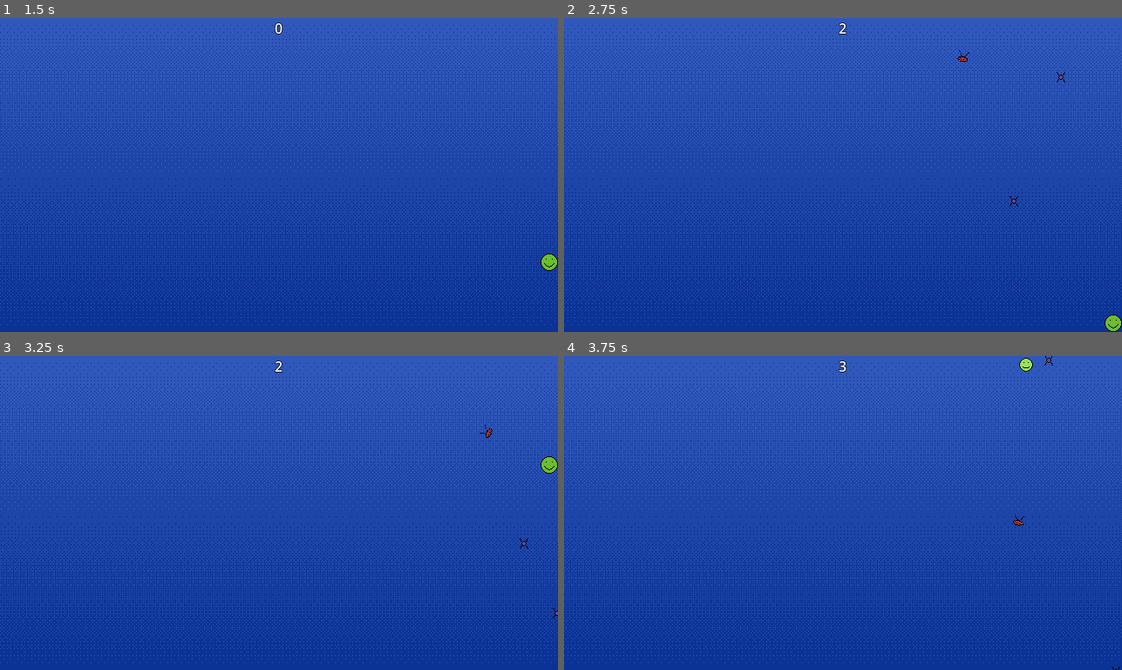
Above: before the commit, frames 1-4 (two rows, left to right).
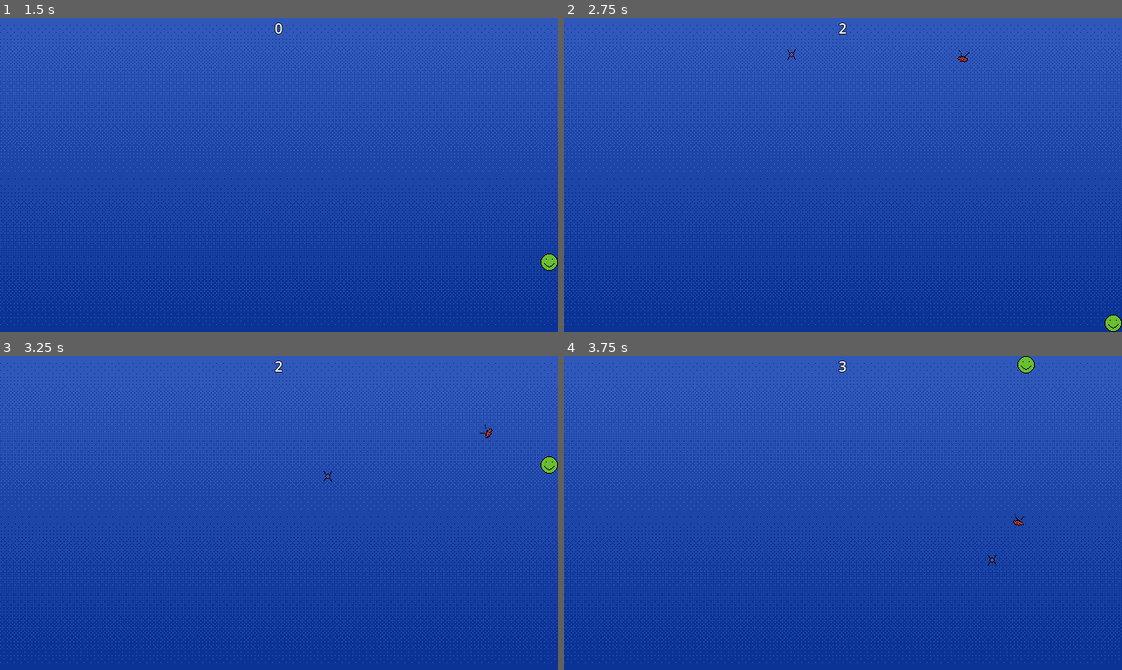
Above: after the commit, the same moments.

Repository: pres2300/ludum_dare_56
Game: Godot game, scene res://main.tscn
The game is run twice, just before and just after one commit, with the same random seed, the same clock (stepped at 60 frames per second) and the same inputs.
Inputs:
- Up to frame 1 (1.5 s): tap Enter (ui_accept) at 0.5, 1.35 s; hold Right (ui_right) 0.53-1.28 s; hold Enter (ui_accept) 0.53-1.28 s; hold Down (ui_down) from 1.28 s (still down)
- Up to frame 2 (2.75 s): tap Enter (ui_accept) at 1.52, 1.82, 2 s; release Down (ui_down) at 2.03 s; hold Right (ui_right) from 2.03 s (still down); hold Enter (ui_accept) from 2.03 s (still down)
- Up to frame 3 (3.25 s): release Right (ui_right) at 2.78 s; release Enter (ui_accept) at 2.78 s; hold Up (ui_up) from 2.78 s (still down); tap Enter (ui_accept) at 2.85, 3.02 s
- Up to frame 4 (3.75 s): tap Enter (ui_accept) at 3.32 s; release Up (ui_up) at 3.53 s; hold Left (ui_left) from 3.53 s (still down); hold Enter (ui_accept) from 3.53 s (still down)

Frame 1 is identical in both runs. In frame 2, less than 0.1% of the frame differs, in the area x 40-90%, y 10-60%; in frame 3, less than 0.1%; in frame 4, 0.2%, in the area x 75-100%, y 0-100%.

Commit message:
fixing stuff with difficulty between tries

Diff:
--- a/beings/enemy_path.gd
+++ b/beings/enemy_path.gd
@@ -8,7 +8,6 @@
 func set_difficulty_modifier(value: int) -> void:
 	difficulty_modifier = value
 	move_ratio = move_ratio + (float(difficulty_modifier)*0.05)
-	print(move_ratio)
 
 func create_path() -> void:
 	var points: PackedVector2Array = []
--- a/beings/player.gd
+++ b/beings/player.gd
@@ -5,6 +5,7 @@
 
 @onready var sprite: Sprite2D = $Sprite2D
 @onready var collision_shape: CollisionShape2D = $CollisionShape2D
+@onready var damage_taken_sound: AudioStreamPlayer2D = $DamageTakenSound
 
 signal dead
 
@@ -48,7 +49,9 @@
 			dead.emit()
 
 func take_damage() -> void:
-	health -= 1
+	if not is_dead():
+		health -= 1
+		damage_taken_sound.play()
 
 func _physics_process(_delta: float) -> void:
 	if is_dead():
--- a/beings/player.tscn
+++ b/beings/player.tscn
@@ -1,7 +1,8 @@
-[gd_scene load_steps=4 format=3 uid="uid://bdfo216a617rc"]
+[gd_scene load_steps=5 format=3 uid="uid://bdfo216a617rc"]
 
 [ext_resource type="Script" path="res://beings/player.gd" id="1_swsvb"]
 [ext_resource type="Texture2D" uid="uid://b55r8jbxhqoib" path="res://art_assets/little_guy/little_guy1.png" id="2_umdon"]
+[ext_resource type="AudioStream" uid="uid://jf6eybyayw7n" path="res://art_assets/sounds/damage_taken_4.mp3" id="3_jgwm2"]
 
 [sub_resource type="CircleShape2D" id="CircleShape2D_jiibq"]
 
@@ -15,3 +16,6 @@
 
 [node name="CollisionShape2D" type="CollisionShape2D" parent="."]
 shape = SubResource("CircleShape2D_jiibq")
+
+[node name="DamageTakenSound" type="AudioStreamPlayer2D" parent="."]
+stream = ExtResource("3_jgwm2")
--- a/beings/tiny_creature_2.gd
+++ b/beings/tiny_creature_2.gd
@@ -8,7 +8,6 @@
 func set_difficulty_modifier(value: int) -> void:
 	difficulty_modifier = value
 	move_speed = move_speed + (difficulty_modifier*50)
-	print(move_speed)
 
 
 func _ready() -> void:
--- a/main.gd
+++ b/main.gd
@@ -2,7 +2,8 @@
 
 @export var enemy1: PackedScene = null
 @export var enemy2: PackedScene = null
-@export var starting_spawn_time: float = 2.0
+@export var starting_spawn_interval: float = 2.0
+@export var spawn_interval: float = 2.0
 @export var difficulty_modifier: int = 0
 @export var difficulty_interval: int = 10
 
@@ -18,12 +19,16 @@
 
 func start_game() -> void:
 	game_time = 0
+	difficulty_modifier = 0
 	hud.score.text = str(game_time)
 	player.revive()
 	game_running = true
 	hud.start.hide()
 	hud.game_over.hide()
 	game_timer.start()
+	spawn_interval = starting_spawn_interval
+	enemy1_timer.wait_time = spawn_interval
+	enemy2_timer.wait_time = spawn_interval
 	enemy1_timer.start()
 	enemy2_timer.start()
 
@@ -32,7 +37,7 @@
 	var center: Vector2 = screensize/2
 	$Player.position = center
 
-	enemy1_timer.wait_time = starting_spawn_time
+	enemy1_timer.wait_time = spawn_interval
 	enemy1_timer.one_shot = false
 
 	player.dead.connect(_player_dead)
@@ -53,6 +58,10 @@
 	hud.score.text = str(game_time)
 	if game_time % difficulty_interval == 0:
 		difficulty_modifier += 1
+		if spawn_interval > 0.10:
+			spawn_interval = spawn_interval-(float(difficulty_modifier)*0.10)
+			enemy1_timer.wait_time = spawn_interval
+			enemy2_timer.wait_time = spawn_interval
 
 func _on_enemy_1_spawn_timer_timeout() -> void:
 	var enemy_instance: Path2D = enemy1.instantiate()
